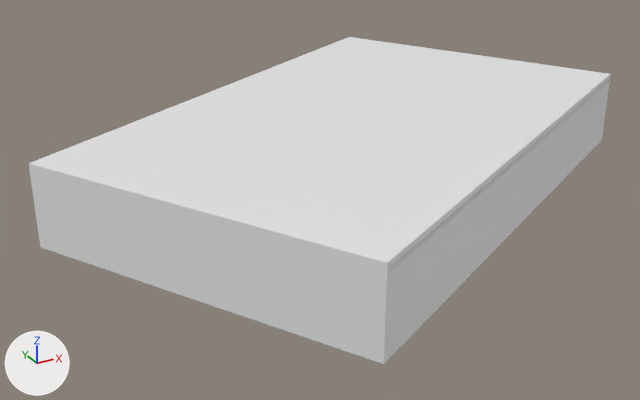
Two versions of the FBX model MovistarExperience/StrangerThings/EscapeRoom/SM_Cassette/SM_Cassette.fbx, one commit apart.
One viewpoint serves both versions: a 50 mm camera at (0.6621, 1.0631, 1.0051) aimed at (0.7197, 1.1679, 0.9527). Every picture has the same lights, and +X, +Y and +Z are marked at lower left. Where no turn or scale is listed for an object, it has been applied to the vertices.

Objects in the first picture: 'TapeCase', 'TapeCaseBack'.
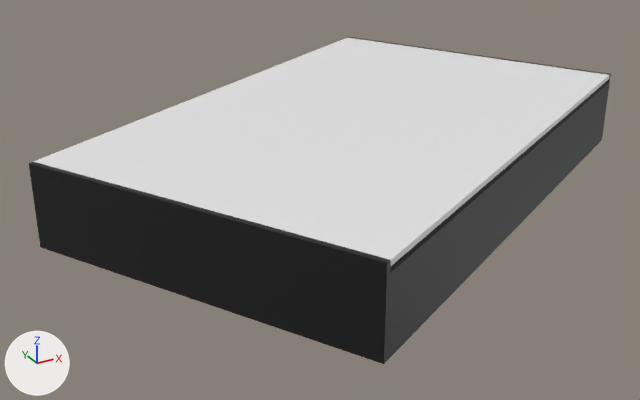
Where the newer file only moved an object's origin or applied its transform, the numbers keep the older frame.

The change, as JSON lines over the scene's bpy script:
```json
{"op": "add", "block": "mat_m_cassette03", "code": ["mat_m_cassette03 = principled_material('M_Cassette03')", "mat_m_cassette03.base_color = (0.00722, 0.00722, 0.00722)  # black #141414"]}
{"block": "me_tapecaseback_001", "where": "me_tapecaseback_001.from_pydata(...)  # 136 vertices, 123 faces; spans x -0.0512..0.042, y -0.033..0.0492, z -0.0028..0.0088"}
{"op": "add", "block": "me_tapecaseback_001", "code": "me_tapecaseback_001.materials.append(mat_m_cassette03)  # black #141414"}
```

Boxes [x1, y1, x2, y2] around the edits, measured in the pictures (640 x 400 px):
```json
{"object": "TapeCaseBack", "change": "recoloured", "before": [29, 37, 611, 364], "after": [29, 37, 611, 364], "on screen": "grey to black"}
```
